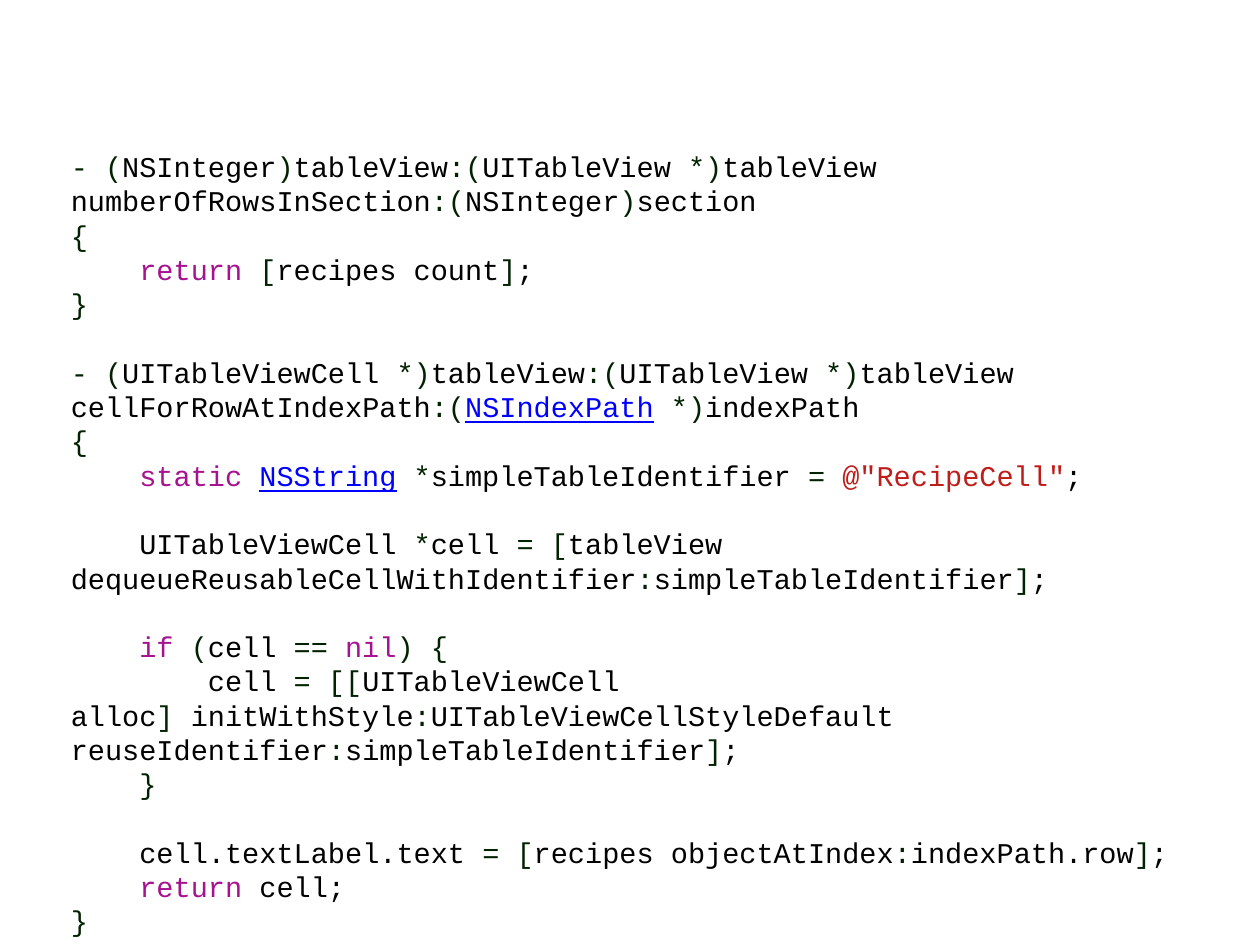
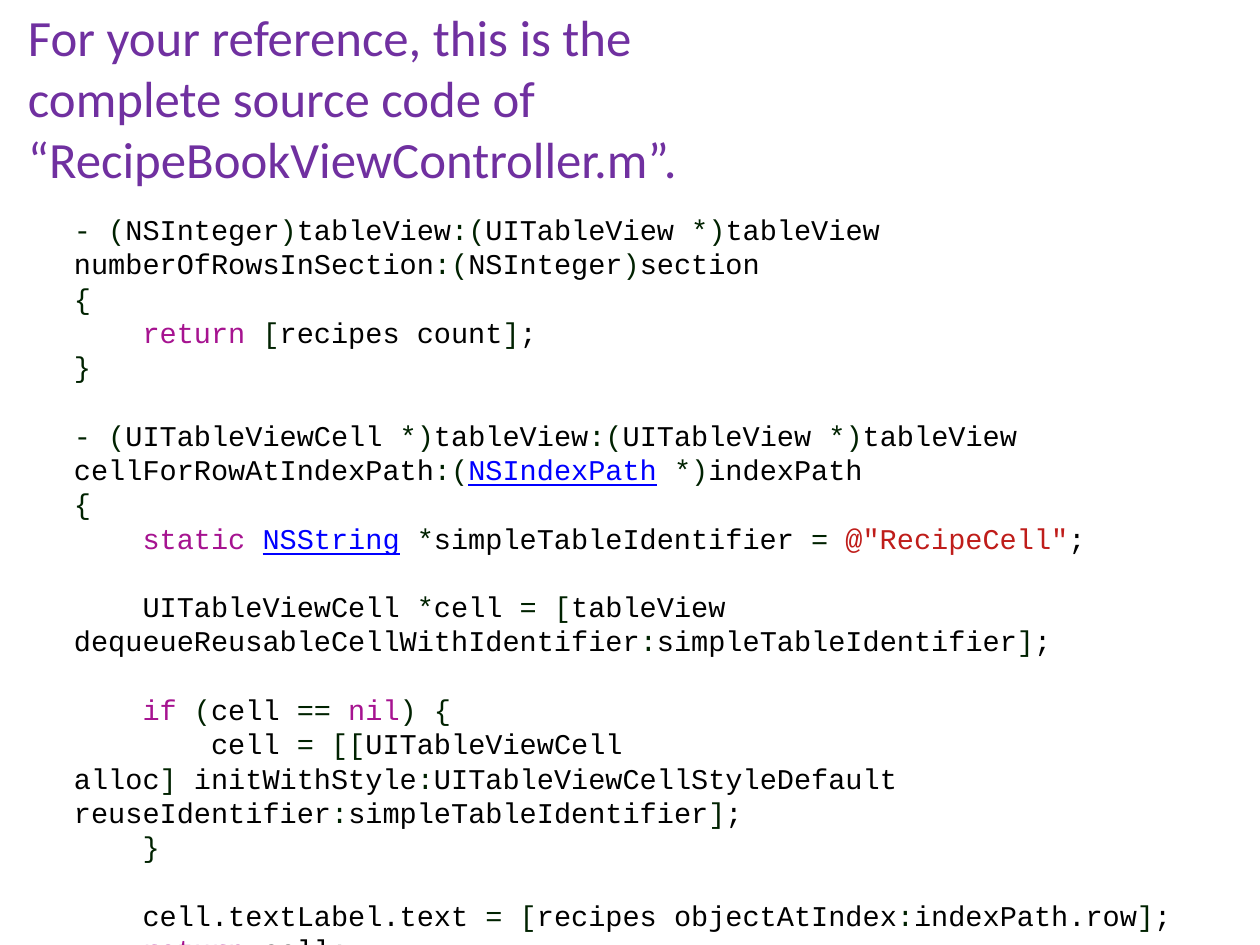
Before and after one commit to aminhngn/Course_Mobile_IOS, a slide deck: slide 39 of course/IOS_Module_02_ui_design.pptx (slide 40 before the commit). Drawn at 1260x945 pixels with LibreOffice and Linux fonts; fonts in the diff are those of the drawing. Boxes give left, top, right and bottom in pixels: in the first picture for what was removed or moved away, otherwise in the second. Text is boxed around its words. In the diff, an @@ line names an element or a change of style, - is before the commit and + after.

```diff
--- a/course/IOS_Module_02_ui_design.pptx
+++ b/course/IOS_Module_02_ui_design.pptx
@@ text added at [28, 20, 677, 186], 32 pt, text #7030A0 @@
+For your reference, this is the complete source code of “RecipeBookViewController.m”.
@@ text "- (NSInteger)tableView:(UITableView *)tableView numberOfRows ..." rewrapped from [71, 157, 1168, 898] to [74, 220, 1171, 932] @@
```
Also in this commit, not shown: 18 other slides changed, 7 slides added, 6 slides removed.
